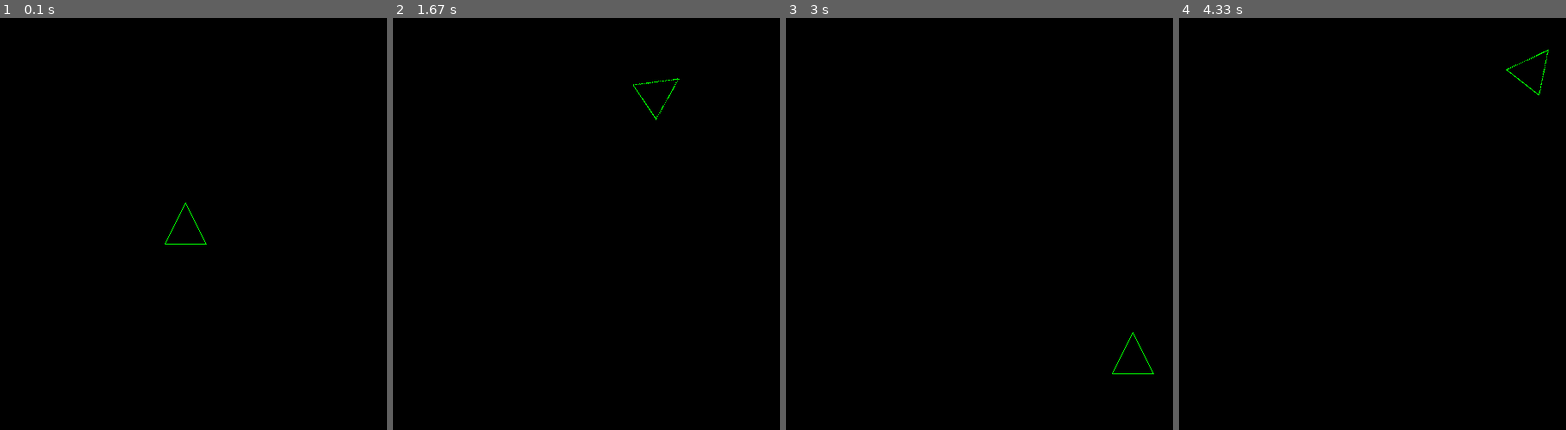
Above: before the commit, frames 1-4 (left to right).
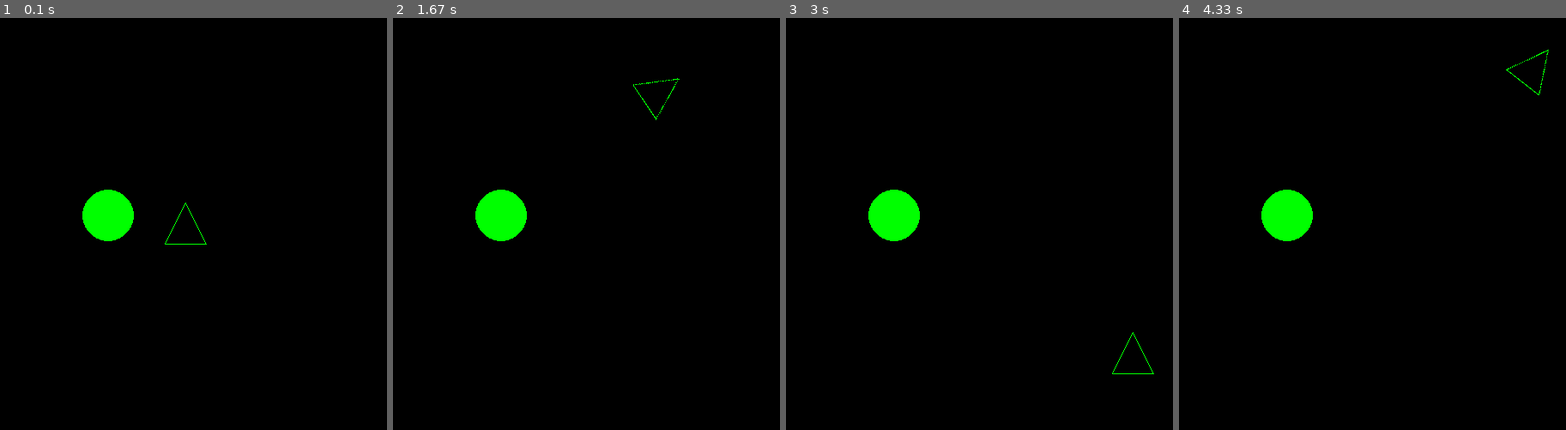
Above: after the commit, the same moments.

Repository: kosmogen/pygame_asteroids
Game: pygame game, started from asteroids.py
The game is run twice, just before and just after one commit, with the same random seed, the same clock (stepped at 60 frames per second) and the same inputs.
Inputs:
- Up to frame 1 (0.1 s): no input
- Up to frame 2 (1.67 s): hold Right 0.33-0.8 s; hold Up 0.83-1.13 s; hold Right 1.17-1.63 s
- Up to frame 3 (3 s): hold Left 1.67-2.2 s; hold Down 2.23-2.53 s; hold Left 2.57-2.97 s
- Up to frame 4 (4.33 s): hold Up 3-3.37 s; hold Right 3.4-4.03 s; hold Down from 4.07 s (still down)

The runs differ from the first frame. In frame 1, 1.3% of the frame differs, in the area x 21-35%, y 41-55%; in frame 2, 1.3%; in frame 3, 1.3%; in frame 4, 1.3%.

Commit message:
Added class for Asteroid, just a plain circle for now

Diff:
--- /dev/null
+++ b/Asteroid.py
@@ -0,0 +1,19 @@
+import pygame
+import math
+from pygame.locals import *
+
+class Asteroid(pygame.sprite.Sprite):
+    """Represents an initially static rock in space."""
+    def __init__(self, x_pos, y_pos, radius):
+        super().__init__()
+        self.image = pygame.Surface([radius*2, radius*2])
+        self.image.fill((0, 0, 0))
+
+        pygame.draw.circle(self.image, (0, 255, 0), (radius,radius), radius)
+        self.x_pos = x_pos
+        self.y_pos = y_pos
+
+        self.rect = self.image.get_rect()
+
+    def draw(self, surface):
+        surface.blit(self.image, (self.x_pos, self.y_pos))
--- a/asteroids.py
+++ b/asteroids.py
@@ -3,6 +3,7 @@
 import sys
 from pygame.locals import *
 from Ship import Ship
+from Asteroid import Asteroid
 
 if __name__ == '__main__':
     FPS = 60
@@ -16,6 +17,9 @@
     # fixed sprites
     player_ship = Ship(*WINDOW_RES)
     player_ship.update()
+
+    # Test asteroid
+    test_asteroid = Asteroid(200, 200, 30)
 
     # main loop
     while True:
@@ -31,6 +35,7 @@
         player_ship.update_sprite()
         DISPLAYSURF.fill(BG_COLOR)
         player_ship.draw(DISPLAYSURF)
+        test_asteroid.draw(DISPLAYSURF)
 
         pygame.display.update()
         FramePerSec.tick(FPS)
